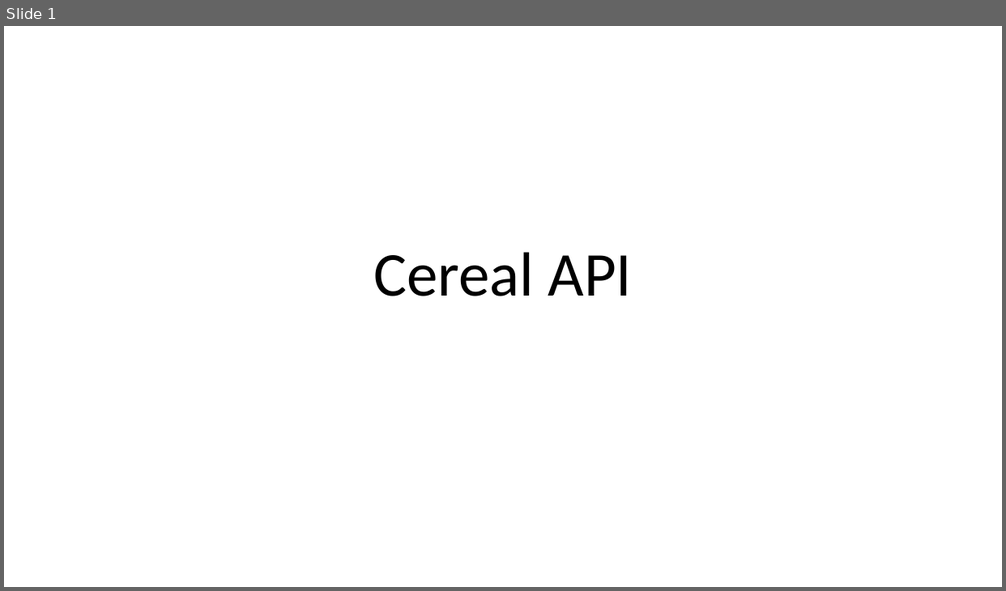
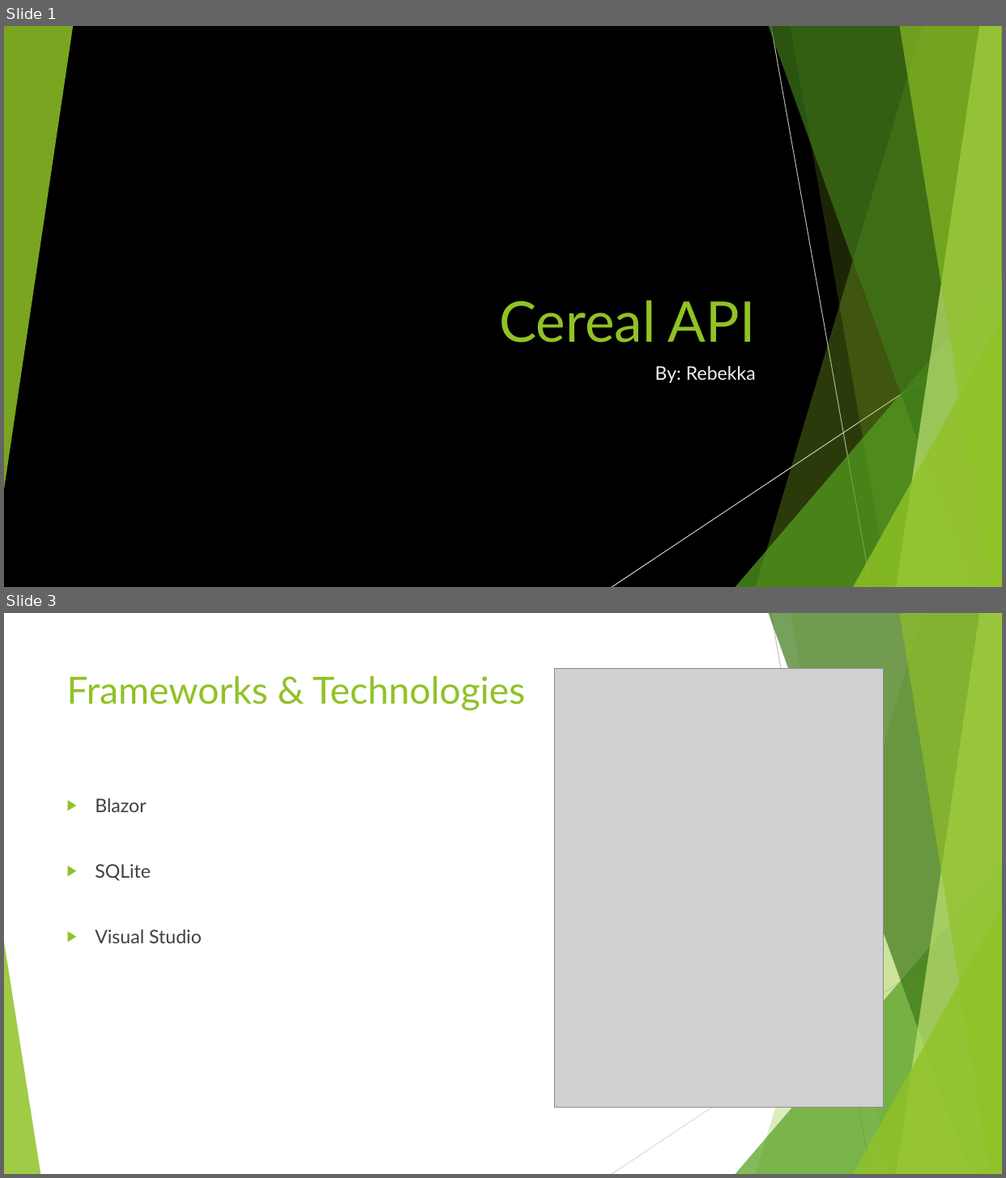
Before and after one commit to Exopi-Talent-Academy/Cereal_API_Rebekka, a slide deck: Cereal API Presentation.pptx. Shown one above the other, each under a label of ours: slide 1 before the commit, slides 1 and 3 after it; the slides between them are not shown. The pictures are 1006x591 and 1006x1178 pixels, drawn with LibreOffice and Linux fonts; fonts in the diff are those of the drawing; grey boxes stand for pictures. Boxes give left, top, right and bottom in pixels: in the first picture for what was removed or moved away, otherwise in the second. Text is boxed around its words. In the diff, an @@ line names an element or a change of style, - is before the commit and + after.

```diff
--- a/Cereal API Presentation.pptx
+++ b/Cereal API Presentation.pptx
@@ slide 3 added at [4,613,1002,1174], background #FFFFFF; not listed: 9 template elements that a slide beside it also shows @@
@@ title added at [67,676,525,711], 36 pt, text #90C226 @@
+Frameworks & Technologies
@@ picture added at [554,668,884,1107] @@
@@ text added at [95,798,202,943], 18 pt, text #404040 @@
+▶ Blazor
+▶ SQLite
+▶ Visual Studio
@@ triangle added at [4,942,40,1174], fill #90C226 at 85% opacity @@
@@ slide 1 changed as well @@
@@ background #FFFFFF to #000000 @@
@@ group added at [4,26,1002,587]: 5 freeform shapes, 3 triangles, 2 lines @@
@@ title "Cereal API": place and size @@
-title "Cereal API" at [373,252,633,297]
+title "Cereal API" at [499,301,756,343]
@@ title "Cereal API" at [499,301,756,343]: size 60 to 54 pt, font Calibri to Lato, text colour #000000 to #90C226; alignment centre to right; line spacing 0.9 to 1 @@
@@ subtitle added at [655,366,756,383], 18 pt, text #F2F2F2 @@
+By: Rebekka
```
Also in this commit, not shown: 1 other slide changed, 12 other slides added.
